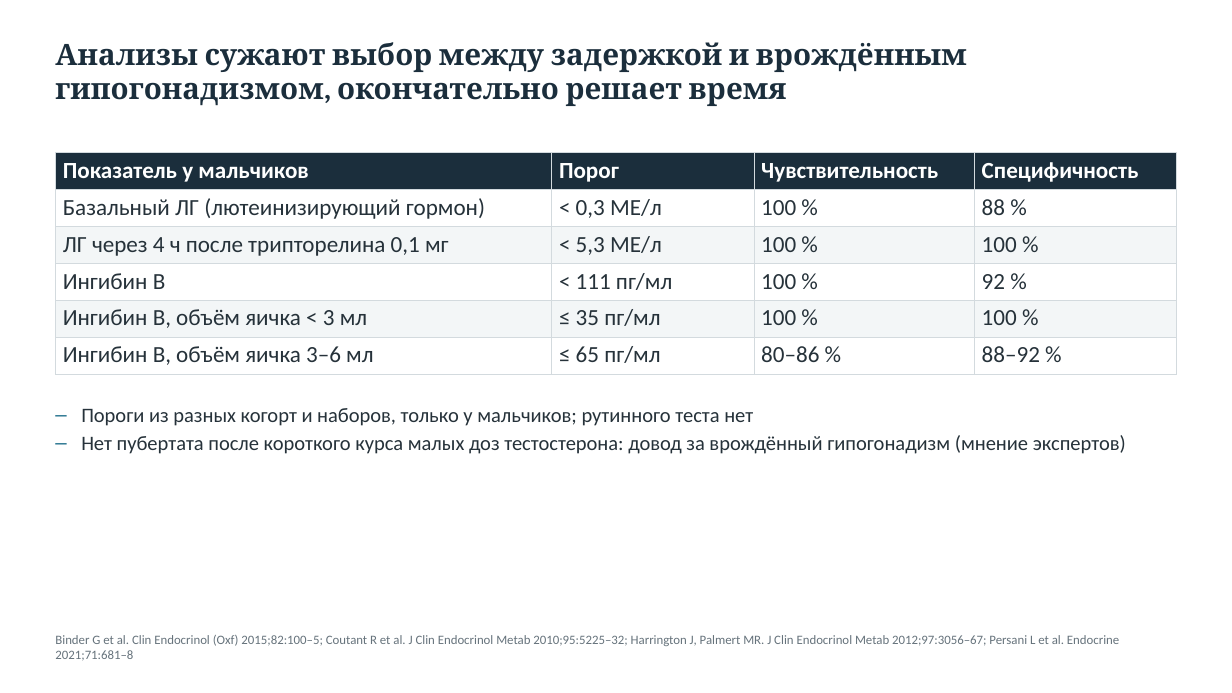
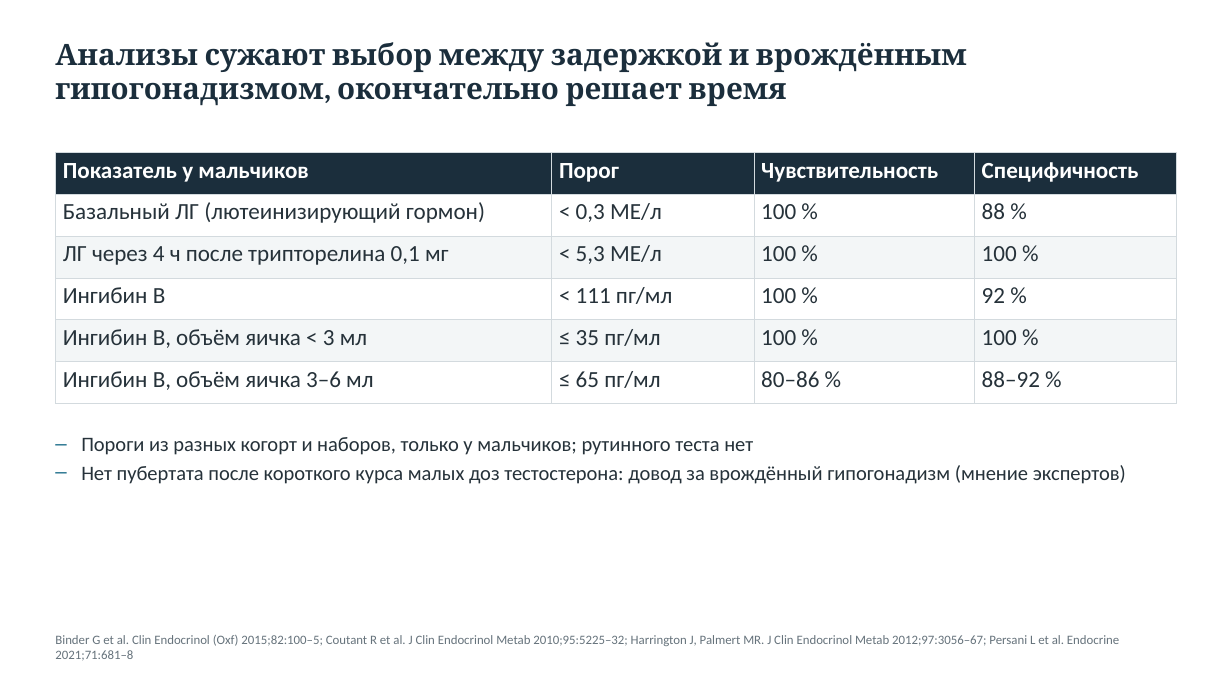
Before and after one commit to drabdulbosit1-eng/my-test-cloud, a slide deck: slide 28 of Endo_short_stature/Эндокринные причины низкорослости 2026.pptx. Drawn at 1232x693 pixels with LibreOffice and Linux fonts; fonts in the diff are those of the drawing. Boxes give left, top, right and bottom in pixels: in the first picture for what was removed or moved away, otherwise in the second. Text is boxed around its words. In the diff, an @@ line names an element or a change of style, - is before the commit and + after.

```diff
--- a/Endo_short_stature/Эндокринные причины низкорослости 2026.pptx
+++ b/Endo_short_stature/Эндокринные причины низкорослости 2026.pptx
@@ table: place and size @@
-table at [55,152,1177,374]
+table at [55,152,1177,403]
@@ text "Пороги из разных когорт и ...": place and size @@
-text "Пороги из разных когорт и ..." at [81,408,1126,454]
+text "Пороги из разных когорт и ..." at [81,437,1126,484]
```
Also in this commit, not shown: 20 other slides changed, 13 other files.
